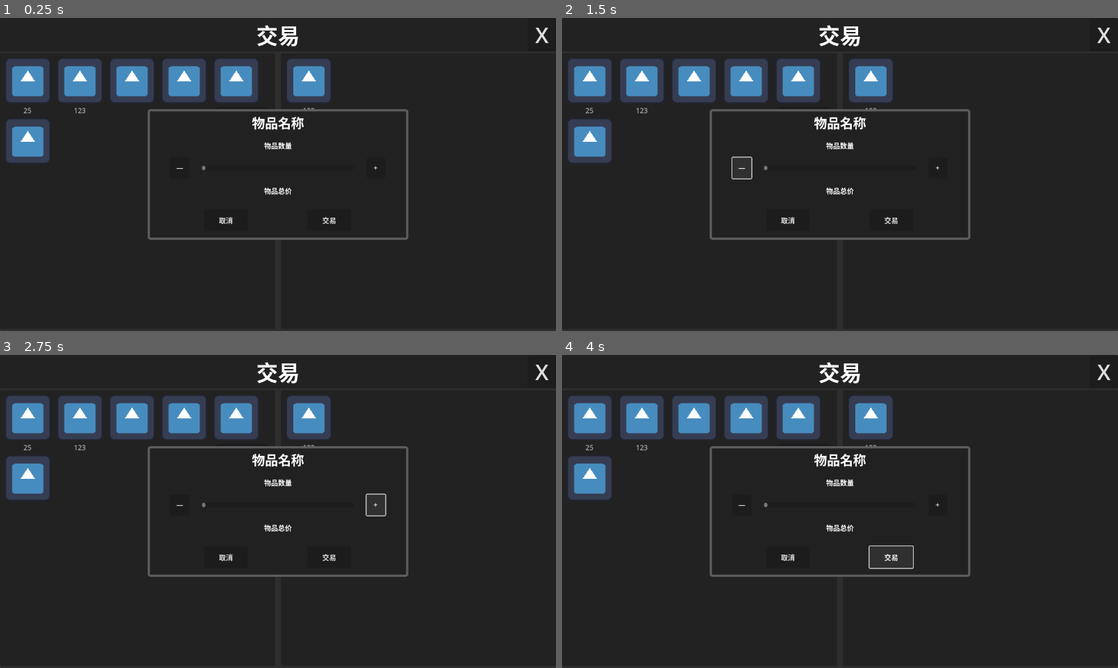
Above: before the commit, frames 1-4 (two rows, left to right).
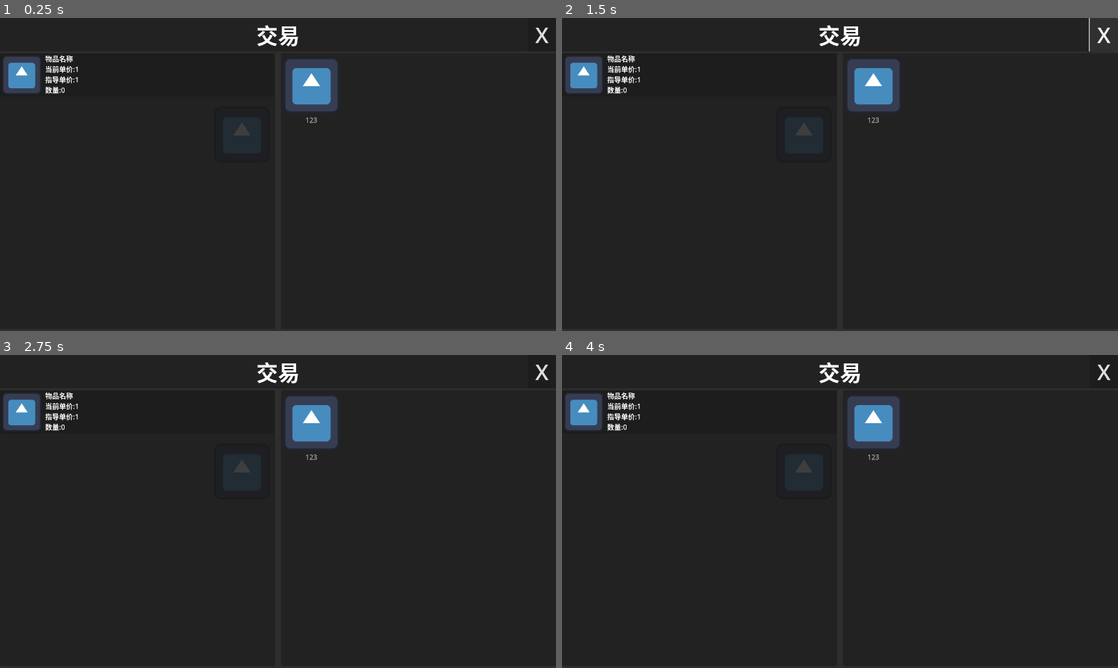
Above: after the commit, the same moments.

Repository: lxdua/EndingLine
Game: Godot game, scene res://Trade/Scene/trade_test.tscn
Same seed, same stepped clock (60 frames per second), same inputs: the game is played once before the commit and once after it. This scene is started directly instead of the project's main scene. The engine's default icon, where the game draws it, is replaced by a stand-in: a white triangle on a blue panel in a dark square.
Inputs (mouse positions are in pixels of both pictures, inside the frame that each line leads up to):
- Up to frame 1 (0.25 s): no input
- Up to frame 2 (1.5 s): click "X" at 0.5 s; click "—" (after the commit: "X") at 1.25 s
- Up to frame 3 (2.75 s): click (378, 505) at 2 s, where only the run before the commit has a clickable "+"
- Up to frame 4 (4 s): click "取消" (after the commit: "X") at 2.75 s; click (890, 558) at 3.5 s, where only the run before the commit has a clickable "交易"

The runs differ from the first frame. In frame 1, 8.7% of the frame differs, in the area x 0-74%, y 12-71%; in frame 2, 8.8%, in the area x 0-100%, y 0-71%; in frame 3, 8.8%; in frame 4, 8.8%.

Commit message:
交易ui

Diff:
--- a/endinglinetry/Trade/Scene/TradeUI/goods_list.tscn
+++ b/endinglinetry/Trade/Scene/TradeUI/goods_list.tscn
@@ -1,16 +1,25 @@
-[gd_scene load_steps=3 format=3 uid="uid://c0en6jwj481vt"]
+[gd_scene load_steps=2 format=3 uid="uid://c0en6jwj481vt"]
 
 [ext_resource type="Script" path="res://Trade/Script/TradeUI/goods_list.gd" id="1_4x8wb"]
-[ext_resource type="Script" path="res://Trade/Script/TradeUI/goods_list_item.gd" id="2_gmcxx"]
 
 [node name="GoodsList" type="ScrollContainer"]
+custom_minimum_size = Vector2(600, 300)
+size_flags_horizontal = 3
+size_flags_vertical = 3
+follow_focus = true
+horizontal_scroll_mode = 0
 script = ExtResource("1_4x8wb")
 
-[node name="VBoxContainer" type="VBoxContainer" parent="."]
+[node name="Panel" type="Panel" parent="."]
 layout_mode = 2
 size_flags_horizontal = 3
 size_flags_vertical = 3
 
-[node name="GoodsListItem" type="PanelContainer" parent="VBoxContainer"]
-layout_mode = 2
-script = ExtResource("2_gmcxx")
+[node name="VBoxContainer" type="VBoxContainer" parent="Panel"]
+layout_mode = 1
+anchors_preset = 15
+anchor_right = 1.0
+anchor_bottom = 1.0
+grow_horizontal = 2
+grow_vertical = 2
+size_flags_horizontal = 3
--- a/endinglinetry/Trade/Scene/TradeUI/goods_list_item.tscn
+++ b/endinglinetry/Trade/Scene/TradeUI/goods_list_item.tscn
@@ -4,7 +4,10 @@
 [ext_resource type="Texture2D" uid="uid://dgbe8puaplb6m" path="res://icon.svg" id="1_u24qo"]
 
 [node name="GoodsListItem" type="PanelContainer"]
-size_flags_vertical = 3
+custom_minimum_size = Vector2(0, 100)
+offset_right = 15.0
+offset_bottom = 10.0
+size_flags_horizontal = 3
 script = ExtResource("1_04p4h")
 
 [node name="HBoxContainer" type="HBoxContainer" parent="."]
@@ -20,7 +23,7 @@
 [node name="IconRect" type="TextureRect" parent="HBoxContainer/MarginContainer"]
 layout_mode = 2
 texture = ExtResource("1_u24qo")
-expand_mode = 2
+expand_mode = 3
 
 [node name="ItemDataText" type="RichTextLabel" parent="HBoxContainer"]
 layout_mode = 2
@@ -31,3 +34,9 @@
 数量:0
 "
 scroll_active = false
+
+[node name="ReferenceRect" type="ReferenceRect" parent="."]
+layout_mode = 2
+
+[connection signal="gui_input" from="." to="." method="_on_gui_input"]
+[connection signal="gui_input" from="ReferenceRect" to="." method="_on_reference_rect_gui_input"]
--- /dev/null
+++ b/endinglinetry/Trade/Scene/TradeUI/goods_trade_details.tscn
@@ -0,0 +1,136 @@
+[gd_scene load_steps=3 format=3 uid="uid://ccvum77ne47ov"]
+
+[ext_resource type="Script" path="res://Trade/Script/TradeUI/goods_trade_details.gd" id="1_2xkig"]
+
+[sub_resource type="StyleBoxFlat" id="StyleBoxFlat_3kst5"]
+bg_color = Color(0.129412, 0.129412, 0.129412, 1)
+border_width_left = 5
+border_width_top = 5
+border_width_right = 5
+border_width_bottom = 5
+border_color = Color(0.384314, 0.384314, 0.384314, 0.929412)
+corner_radius_top_left = 5
+corner_radius_top_right = 5
+corner_radius_bottom_right = 5
+corner_radius_bottom_left = 5
+
+[node name="GoodsTradeDetails" type="CenterContainer"]
+anchors_preset = 15
+anchor_right = 1.0
+anchor_bottom = 1.0
+grow_horizontal = 2
+grow_vertical = 2
+size_flags_horizontal = 6
+size_flags_vertical = 6
+script = ExtResource("1_2xkig")
+
+[node name="PanelContainer" type="PanelContainer" parent="."]
+clip_contents = true
+custom_minimum_size = Vector2(600, 300)
+layout_mode = 2
+theme_override_styles/panel = SubResource("StyleBoxFlat_3kst5")
+
+[node name="VBoxContainer" type="VBoxContainer" parent="PanelContainer"]
+layout_mode = 2
+
+[node name="CenterContainer" type="CenterContainer" parent="PanelContainer/VBoxContainer"]
+custom_minimum_size = Vector2(0, 50)
+layout_mode = 2
+
+[node name="GoodsName" type="Label" parent="PanelContainer/VBoxContainer/CenterContainer"]
+layout_mode = 2
+theme_override_font_sizes/font_size = 30
+text = "物品名称"
+
+[node name="VBox" type="VBoxContainer" parent="PanelContainer/VBoxContainer"]
+layout_mode = 2
+size_flags_vertical = 3
+
+[node name="CenterContainer" type="CenterContainer" parent="PanelContainer/VBoxContainer/VBox"]
+layout_mode = 2
+size_flags_vertical = 3
+
+[node name="GoodsNumber" type="Label" parent="PanelContainer/VBoxContainer/VBox/CenterContainer"]
+layout_mode = 2
+text = "物品数量"
+
+[node name="HBoxContainer" type="HBoxContainer" parent="PanelContainer/VBoxContainer/VBox"]
+layout_mode = 2
+size_flags_vertical = 3
+
+[node name="Control" type="Control" parent="PanelContainer/VBoxContainer/VBox/HBoxContainer"]
+layout_mode = 2
+size_flags_horizontal = 3
+
+[node name="NumberDown" type="Button" parent="PanelContainer/VBoxContainer/VBox/HBoxContainer"]
+layout_mode = 2
+size_flags_horizontal = 3
+text = "—"
+
+[node name="CenterContainer" type="CenterContainer" parent="PanelContainer/VBoxContainer/VBox/HBoxContainer"]
+custom_minimum_size = Vector2(400, 0)
+layout_mode = 2
+
+[node name="NumberScrollBar" type="HScrollBar" parent="PanelContainer/VBoxContainer/VBox/HBoxContainer/CenterContainer"]
+custom_minimum_size = Vector2(350, 10)
+layout_mode = 2
+min_value = 1.0
+step = 1.0
+value = 1.0
+
+[node name="NumberUp" type="Button" parent="PanelContainer/VBoxContainer/VBox/HBoxContainer"]
+layout_mode = 2
+size_flags_horizontal = 3
+text = "+"
+
+[node name="Control2" type="Control" parent="PanelContainer/VBoxContainer/VBox/HBoxContainer"]
+layout_mode = 2
+size_flags_horizontal = 3
+
+[node name="CenterContainer2" type="CenterContainer" parent="PanelContainer/VBoxContainer/VBox"]
+layout_mode = 2
+size_flags_vertical = 3
+
+[node name="NumberPrice" type="Label" parent="PanelContainer/VBoxContainer/VBox/CenterContainer2"]
+layout_mode = 2
+text = "物品总价"
+
+[node name="HBoxContainer" type="HBoxContainer" parent="PanelContainer/VBoxContainer"]
+custom_minimum_size = Vector2(0, 80)
+layout_mode = 2
+
+[node name="Control" type="Control" parent="PanelContainer/VBoxContainer/HBoxContainer"]
+layout_mode = 2
+size_flags_horizontal = 3
+
+[node name="CenterContainer" type="CenterContainer" parent="PanelContainer/VBoxContainer/HBoxContainer"]
+layout_mode = 2
+size_flags_horizontal = 3
+
+[node name="DetailsCancel" type="Button" parent="PanelContainer/VBoxContainer/HBoxContainer/CenterContainer"]
+custom_minimum_size = Vector2(100, 50)
+layout_mode = 2
+text = "取消"
+
+[node name="Control2" type="Control" parent="PanelContainer/VBoxContainer/HBoxContainer"]
+layout_mode = 2
+size_flags_horizontal = 3
+
+[node name="CenterContainer2" type="CenterContainer" parent="PanelContainer/VBoxContainer/HBoxContainer"]
+layout_mode = 2
+size_flags_horizontal = 3
+
+[node name="DetailsTrade" type="Button" parent="PanelContainer/VBoxContainer/HBoxContainer/CenterContainer2"]
+custom_minimum_size = Vector2(100, 50)
+layout_mode = 2
+text = "交易"
+
+[node name="Control3" type="Control" parent="PanelContainer/VBoxContainer/HBoxContainer"]
+layout_mode = 2
+size_flags_horizontal = 3
+
+[connection signal="pressed" from="PanelContainer/VBoxContainer/VBox/HBoxContainer/NumberDown" to="." method="_on_number_down_pressed"]
+[connection signal="value_changed" from="PanelContainer/VBoxContainer/VBox/HBoxContainer/CenterContainer/NumberScrollBar" to="." method="_on_number_scroll_bar_value_changed"]
+[connection signal="pressed" from="PanelContainer/VBoxContainer/VBox/HBoxContainer/NumberUp" to="." method="_on_number_up_pressed"]
+[connection signal="pressed" from="PanelContainer/VBoxContainer/HBoxContainer/CenterContainer/DetailsCancel" to="." method="_on_details_cancel_pressed"]
+[connection signal="pressed" from="PanelContainer/VBoxContainer/HBoxContainer/CenterContainer2/DetailsTrade" to="." method="_on_details_trade_pressed"]
--- a/endinglinetry/Trade/Scene/TradeUI/trade_ui.tscn
+++ b/endinglinetry/Trade/Scene/TradeUI/trade_ui.tscn
@@ -2,22 +2,10 @@
 
 [ext_resource type="Texture2D" uid="uid://dgbe8puaplb6m" path="res://icon.svg" id="1_5n6at"]
 [ext_resource type="Script" path="res://Trade/Script/TradeUI/trade_ui.gd" id="1_kgsjj"]
-
-[sub_resource type="StyleBoxEmpty" id="StyleBoxEmpty_m242h"]
+[ext_resource type="PackedScene" uid="uid://c0en6jwj481vt" path="res://Trade/Scene/TradeUI/goods_list.tscn" id="2_4lnob"]
+[ext_resource type="PackedScene" uid="uid://ccvum77ne47ov" path="res://Trade/Scene/TradeUI/goods_trade_details.tscn" id="4_njo8r"]
 
 [sub_resource type="StyleBoxEmpty" id="StyleBoxEmpty_64eyq"]
-
-[sub_resource type="StyleBoxFlat" id="StyleBoxFlat_3kst5"]
-bg_color = Color(0.129412, 0.129412, 0.129412, 1)
-border_width_left = 5
-border_width_top = 5
-border_width_right = 5
-border_width_bottom = 5
-border_color = Color(0.384314, 0.384314, 0.384314, 0.929412)
-corner_radius_top_left = 5
-corner_radius_top_right = 5
-corner_radius_bottom_right = 5
-corner_radius_bottom_left = 5
 
 [node name="TradeUI" type="CanvasLayer"]
 script = ExtResource("1_kgsjj")
@@ -69,22 +57,8 @@
 theme_override_constants/margin_right = 5
 theme_override_constants/margin_bottom = 5
 
-[node name="PlayerGoodsList" type="ItemList" parent="VBoxContainer/HBox/MarginContainer"]
+[node name="PlayerGoodsList" parent="VBoxContainer/HBox/MarginContainer" instance=ExtResource("2_4lnob")]
 layout_mode = 2
-theme_override_styles/focus = SubResource("StyleBoxEmpty_m242h")
-item_count = 6
-max_columns = 5
-same_column_width = true
-icon_mode = 0
-fixed_icon_size = Vector2i(5, 5)
-item_0/text = "25"
-item_0/icon = ExtResource("1_5n6at")
-item_1/text = "123"
-item_1/icon = ExtResource("1_5n6at")
-item_2/icon = ExtResource("1_5n6at")
-item_3/icon = ExtResource("1_5n6at")
-item_4/icon = ExtResource("1_5n6at")
-item_5/icon = ExtResource("1_5n6at")
 
 [node name="MarginContainer2" type="MarginContainer" parent="VBoxContainer/HBox"]
 layout_mode = 2
@@ -103,117 +77,5 @@
 item_0/icon = ExtResource("1_5n6at")
 item_0/selectable = false
 
-[node name="PanelContainer" type="PanelContainer" parent="."]
-clip_contents = true
-custom_minimum_size = Vector2(600, 300)
-anchors_preset = 8
-anchor_left = 0.5
-anchor_top = 0.5
-anchor_right = 0.5
-anchor_bottom = 0.5
-offset_left = -20.0
-offset_top = -20.0
-offset_right = 20.0
-offset_bottom = 20.0
-grow_horizontal = 2
-grow_vertical = 2
-theme_override_styles/panel = SubResource("StyleBoxFlat_3kst5")
-
-[node name="VBoxContainer" type="VBoxContainer" parent="PanelContainer"]
-layout_mode = 2
-
-[node name="CenterContainer" type="CenterContainer" parent="PanelContainer/VBoxContainer"]
-custom_minimum_size = Vector2(0, 50)
-layout_mode = 2
-
-[node name="Label" type="Label" parent="PanelContainer/VBoxContainer/CenterContainer"]
-layout_mode = 2
-theme_override_font_sizes/font_size = 30
-text = "物品名称"
-
-[node name="VBox" type="VBoxContainer" parent="PanelContainer/VBoxContainer"]
-layout_mode = 2
-size_flags_vertical = 3
-
-[node name="CenterContainer" type="CenterContainer" parent="PanelContainer/VBoxContainer/VBox"]
-layout_mode = 2
-size_flags_vertical = 3
-
-[node name="Label" type="Label" parent="PanelContainer/VBoxContainer/VBox/CenterContainer"]
-layout_mode = 2
-text = "物品数量"
-
-[node name="HBoxContainer" type="HBoxContainer" parent="PanelContainer/VBoxContainer/VBox"]
-layout_mode = 2
-size_flags_vertical = 3
-
-[node name="Control" type="Control" parent="PanelContainer/VBoxContainer/VBox/HBoxContainer"]
-layout_mode = 2
-size_flags_horizontal = 3
-
-[node name="Button" type="Button" parent="PanelContainer/VBoxContainer/VBox/HBoxContainer"]
-layout_mode = 2
-size_flags_horizontal = 3
-text = "—"
-
-[node name="CenterContainer" type="CenterContainer" parent="PanelContainer/VBoxContainer/VBox/HBoxContainer"]
-custom_minimum_size = Vector2(400, 0)
-layout_mode = 2
-
-[node name="HScrollBar" type="HScrollBar" parent="PanelContainer/VBoxContainer/VBox/HBoxContainer/CenterContainer"]
-custom_minimum_size = Vector2(350, 10)
-layout_mode = 2
-custom_step = 1.0
-
-[node name="Button2" type="Button" parent="PanelContainer/VBoxContainer/VBox/HBoxContainer"]
-layout_mode = 2
-size_flags_horizontal = 3
-text = "+"
-
-[node name="Control2" type="Control" parent="PanelContainer/VBoxContainer/VBox/HBoxContainer"]
-layout_mode = 2
-size_flags_horizontal = 3
-
-[node name="CenterContainer2" type="CenterContainer" parent="PanelContainer/VBoxContainer/VBox"]
-layout_mode = 2
-size_flags_vertical = 3
-
-[node name="Label" type="Label" parent="PanelContainer/VBoxContainer/VBox/CenterContainer2"]
-layout_mode = 2
-text = "物品总价"
-
-[node name="HBoxContainer" type="HBoxContainer" parent="PanelContainer/VBoxContainer"]
-custom_minimum_size = Vector2(0, 80)
-layout_mode = 2
-
-[node name="Control" type="Control" parent="PanelContainer/VBoxContainer/HBoxContainer"]
-layout_mode = 2
-size_flags_horizontal = 3
-
-[node name="CenterContainer" type="CenterContainer" parent="PanelContainer/VBoxContainer/HBoxContainer"]
-layout_mode = 2
-size_flags_horizontal = 3
-
-[node name="Button" type="Button" parent="PanelContainer/VBoxContainer/HBoxContainer/CenterContainer"]
-custom_minimum_size = Vector2(100, 50)
-layout_mode = 2
-text = "取消"
-
-[node name="Control2" type="Control" parent="PanelContainer/VBoxContainer/HBoxContainer"]
-layout_mode = 2
-size_flags_horizontal = 3
-
-[node name="CenterContainer2" type="CenterContainer" parent="PanelContainer/VBoxContainer/HBoxContainer"]
-layout_mode = 2
-size_flags_horizontal = 3
-
-[node name="Button2" type="Button" parent="PanelContainer/VBoxContainer/HBoxContainer/CenterContainer2"]
-custom_minimum_size = Vector2(100, 50)
-layout_mode = 2
-text = "交易"
-
-[node name="Control3" type="Control" parent="PanelContainer/VBoxContainer/HBoxContainer"]
-layout_mode = 2
-size_flags_horizontal = 3
-
-[connection signal="item_clicked" from="VBoxContainer/HBox/MarginContainer/PlayerGoodsList" to="." method="_on_player_goods_list_item_clicked"]
+[node name="GoodsTradeDetails" parent="." instance=ExtResource("4_njo8r")]
+visible = false
--- a/endinglinetry/Trade/Scene/trade_test.tscn
+++ b/endinglinetry/Trade/Scene/trade_test.tscn
@@ -1,9 +1,10 @@
-[gd_scene load_steps=5 format=3 uid="uid://ds22m5lc08ove"]
+[gd_scene load_steps=6 format=3 uid="uid://ds22m5lc08ove"]
 
 [ext_resource type="Texture2D" uid="uid://dgbe8puaplb6m" path="res://icon.svg" id="1_3bwyt"]
 [ext_resource type="Script" path="res://Trade/Script/trade_goods.gd" id="2_1c4b1"]
 [ext_resource type="Script" path="res://Trade/Script/trade_manage.gd" id="2_61n01"]
 [ext_resource type="PackedScene" uid="uid://dovfytcll6bqb" path="res://Trade/Scene/TradeUI/trade_ui.tscn" id="4_fvdnw"]
+[ext_resource type="PackedScene" uid="uid://colrqteefvben" path="res://Trade/Scene/TradeUI/goods_list_item.tscn" id="5_jo8tu"]
 
 [node name="TradeTest" type="Node2D"]
 
@@ -13,8 +14,7 @@
 
 [node name="TradeGoods" type="Node" parent="Sprite2D"]
 script = ExtResource("2_1c4b1")
-add_id = 2
-add_number = 2
+add_number = 1
 add_g = true
 
 [node name="TradeManage" type="Node2D" parent="."]
@@ -22,8 +22,18 @@
 
 [node name="PlayerTradeGoods" type="Node" parent="TradeManage"]
 script = ExtResource("2_1c4b1")
-add_number = 30
+add_number = 180
 add_g = true
 cash = 500
 
 [node name="TradeUI" parent="TradeManage" instance=ExtResource("4_fvdnw")]
+
+[node name="Panel" parent="TradeManage/TradeUI/VBoxContainer/HBox/MarginContainer/PlayerGoodsList" index="0"]
+custom_minimum_size = Vector2(0, 100)
+
+[node name="GoodsListItem" parent="TradeManage/TradeUI/VBoxContainer/HBox/MarginContainer/PlayerGoodsList/Panel/VBoxContainer" index="0" instance=ExtResource("5_jo8tu")]
+layout_mode = 2
+
+[editable path="TradeManage/TradeUI"]
+[editable path="TradeManage/TradeUI/VBoxContainer/HBox/MarginContainer/PlayerGoodsList"]
+[editable path="TradeManage/TradeUI/GoodsTradeDetails"]
--- a/endinglinetry/Trade/Script/TradeUI/goods_list.gd
+++ b/endinglinetry/Trade/Script/TradeUI/goods_list.gd
@@ -3,22 +3,37 @@
 class_name GoodsList
 
 const GOODS_LIST_ITEM = preload("res://Trade/Scene/TradeUI/goods_list_item.tscn")
+@onready var v_box_container: VBoxContainer = $Panel/VBoxContainer
+@onready var panel: Panel = $Panel
 
-@onready var v_box_container: VBoxContainer = $VBoxContainer
 
 
 @export var add_item:bool:
 	set(new_b):
 		add_item=false
 		return add_list_item()
-
+@export var clear:bool:
+	set(new_b):
+		clear=false
+		clear_list()
+@export_range(1,9999) var item_h:int=100:
+	set(new_num):
+		item_h=new_num
+		if v_box_container:
+			for item in v_box_container.get_children():
+				item.custom_minimum_size.y=item_h
 
 
 func add_list_item()->GoodsListItem:
 	if GOODS_LIST_ITEM.can_instantiate():
 		var item:GoodsListItem=GOODS_LIST_ITEM.instantiate()
 		v_box_container.add_child(item)
+		panel.custom_minimum_size.y=v_box_container.get_child_count()*item_h
 		return item
 	else:
 		print("未找到 GOODSLISTITEM 场景文件")
 		return
+
+func clear_list():
+	for item in v_box_container.get_children():
+		item.queue_free()
--- a/endinglinetry/Trade/Script/TradeUI/goods_list_item.gd
+++ b/endinglinetry/Trade/Script/TradeUI/goods_list_item.gd
@@ -4,6 +4,11 @@
 
 @onready var icon_rect: TextureRect = $HBoxContainer/MarginContainer/IconRect
 @onready var item_data_text: RichTextLabel = $HBoxContainer/ItemDataText
+@onready var trade_manage: TradeManage = $"../../../../../../../.."
+@onready var trade_ui: TradeUI = $"../../../../../../.."
+
+
+
 
 @export var icon:Texture2D=preload("res://icon.svg"):
 	set(new_icon):
@@ -12,20 +17,39 @@
 @export var goods_name:String="物品名称":
 	set(new_name):
 		goods_name=new_name
-		set_item_data_text()
+		update_item_data_text()
 @export_range(1,99999) var goods_price:int=1:
 	set(new_price):
 		goods_price=new_price
-		set_item_data_text()
+		update_item_data_text()
 @export_range(0,99) var price_multiplier:float=1:
 	set(new_multiplier):
 		price_multiplier=new_multiplier
-		set_item_data_text()
+		update_item_data_text()
 @export_range(0,99999) var goods_number:int:
 	set(new_number):
 		goods_number=new_number
-		set_item_data_text()
+		update_item_data_text()
 
 
-func set_item_data_text():
+func update_item_data_text():
 	item_data_text.text=goods_name+"\n当前单价:"+str(int(goods_price*price_multiplier))+"\n指导单价:"+str(goods_price)+"\n数量:"+str(goods_number)+"\n"
+
+
+var goods_struct:TradeGoodsStruct:
+	set(new_g):
+		goods_struct=new_g
+		goods_name=trade_manage.get_goods_name(goods_struct.id)
+		goods_price=trade_manage.get_goods_price(goods_struct.id)
+		price_multiplier=goods_struct.price_multiplier
+		goods_number=goods_struct.number
+
+
+
+
+
+func _on_reference_rect_gui_input(event: InputEvent) -> void:
+	if event is InputEventMouseButton:
+		if event.button_index==MOUSE_BUTTON_LEFT:
+			if event.pressed:
+				trade_ui.show_goods_details(goods_struct)
--- /dev/null
+++ b/endinglinetry/Trade/Script/TradeUI/goods_trade_details.gd
@@ -0,0 +1,43 @@
+extends CenterContainer
+class_name GoodsTradeDetails
+
+@onready var trade_manage: TradeManage = $"../.."
+@onready var goods_name: Label = $PanelContainer/VBoxContainer/CenterContainer/GoodsName
+@onready var goods_number: Label = $PanelContainer/VBoxContainer/VBox/CenterContainer/GoodsNumber
+@onready var number_scroll_bar: HScrollBar = $PanelContainer/VBoxContainer/VBox/HBoxContainer/CenterContainer/NumberScrollBar
+@onready var number_price: Label = $PanelContainer/VBoxContainer/VBox/CenterContainer2/NumberPrice
+
+
+var goods_struct:TradeGoodsStruct
+
+func update_details():
+	if goods_struct:
+		goods_name.text=trade_manage.get_goods_name(goods_struct.id)
+		number_scroll_bar.max_value=goods_struct.number
+		number_scroll_bar.value=2
+		number_scroll_bar.value=1
+
+
+
+func _on_number_scroll_bar_value_changed(value: float) -> void:
+	goods_number.text=str(int(value))+"/"+str(number_scroll_bar.max_value)
+	if goods_struct:
+		number_price.text="总价:"+str(int(value*goods_struct.price_multiplier*trade_manage.get_goods_price(goods_struct.id)))
+
+
+
+func _on_number_down_pressed() -> void:
+	number_scroll_bar.value-=1
+
+
+func _on_number_up_pressed() -> void:
+	number_scroll_bar.value+=1
+
+
+
+func _on_details_cancel_pressed() -> void:
+	visible=false
+
+
+func _on_details_trade_pressed() -> void:
+	pass # Replace with function body.
--- a/endinglinetry/Trade/Script/TradeUI/trade_ui.gd
+++ b/endinglinetry/Trade/Script/TradeUI/trade_ui.gd
@@ -1,40 +1,37 @@
 extends CanvasLayer
 class_name TradeUI
 @onready var trade_manage: TradeManage = $".."
-@onready var player_goods_list: ItemList = $VBoxContainer/HBox/MarginContainer/PlayerGoodsList
+@onready var player_goods_list: GoodsList = $VBoxContainer/HBox/MarginContainer/PlayerGoodsList
 @onready var goods_list: ItemList = $VBoxContainer/HBox/MarginContainer2/GoodsList
+@onready var goods_trade_details: GoodsTradeDetails = $GoodsTradeDetails
 
 
 func _ready() -> void:
-	reset_list_layout()
+	pass
 
 
 
 
 
-func reset_list_layout():
-	player_goods_list.fixed_icon_size=Vector2(1,1)*((get_viewport().size.x/2)/6)
-	player_goods_list.fixed_column_width=player_goods_list.fixed_icon_size.x*1.1
+func update_list_layout():
 	goods_list.fixed_icon_size=Vector2(1,1)*((get_viewport().size.x/2)/6)
 	goods_list.fixed_column_width=goods_list.fixed_icon_size.x*1.1
 
 
-var player_list_goods_map:Dictionary
 var list_goods_map:Dictionary
-func reset_list_goods(player_goods:TradeGoods,goods:TradeGoods):
+func update_list_goods(player_goods:TradeGoods,goods:TradeGoods):
 	var icon:=preload("res://icon.svg")
-	player_goods_list.clear()
-	player_list_goods_map.clear()
+	player_goods_list.clear_list()
 	for g in player_goods.goods:
 		if g.number>0:
-			player_list_goods_map[player_goods_list.add_item(str(g.number),icon,false)]=g
-
+			player_goods_list.add_list_item().goods_struct=g
 	goods_list.clear()
 	list_goods_map.clear()
 	for g in goods.goods:
 		if g.number>0:
 			list_goods_map[goods_list.add_item(str(g.number),icon,false)]=g
 
-
-func _on_player_goods_list_item_clicked(index: int, at_position: Vector2, mouse_button_index: int) -> void:
-	pass
+func show_goods_details(goods_item:TradeGoodsStruct):
+	goods_trade_details.goods_struct=goods_item
+	goods_trade_details.update_details()
+	goods_trade_details.visible=true
--- a/endinglinetry/Trade/Script/trade_manage.gd
+++ b/endinglinetry/Trade/Script/trade_manage.gd
@@ -14,7 +14,7 @@
 
 
 func open_trace_ui(t_goods:TradeGoods):
-	trade_ui.reset_list_goods(player_trade_goods,t_goods)
+	trade_ui.update_list_goods(player_trade_goods,t_goods)
 
 
 
